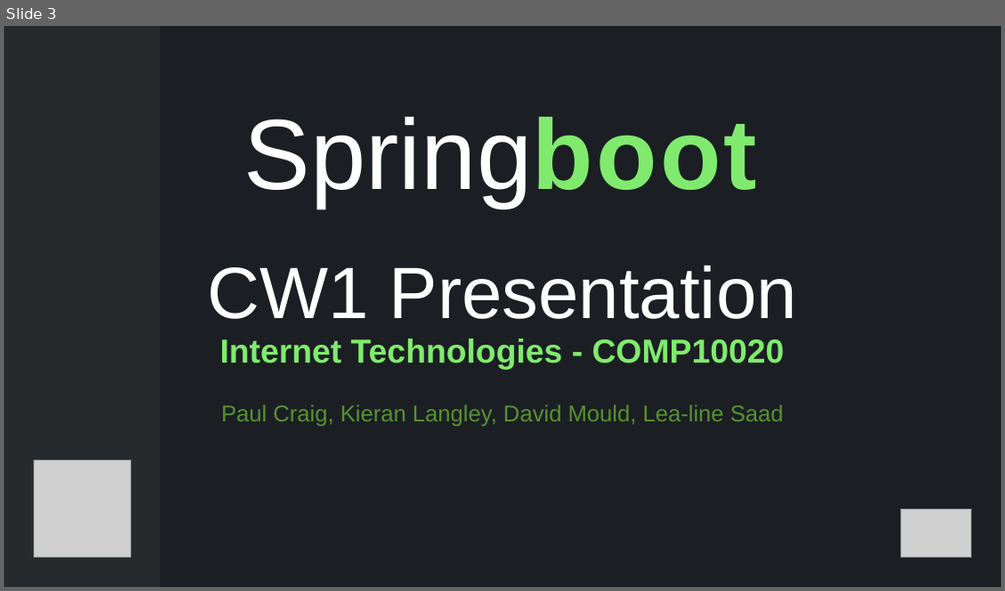
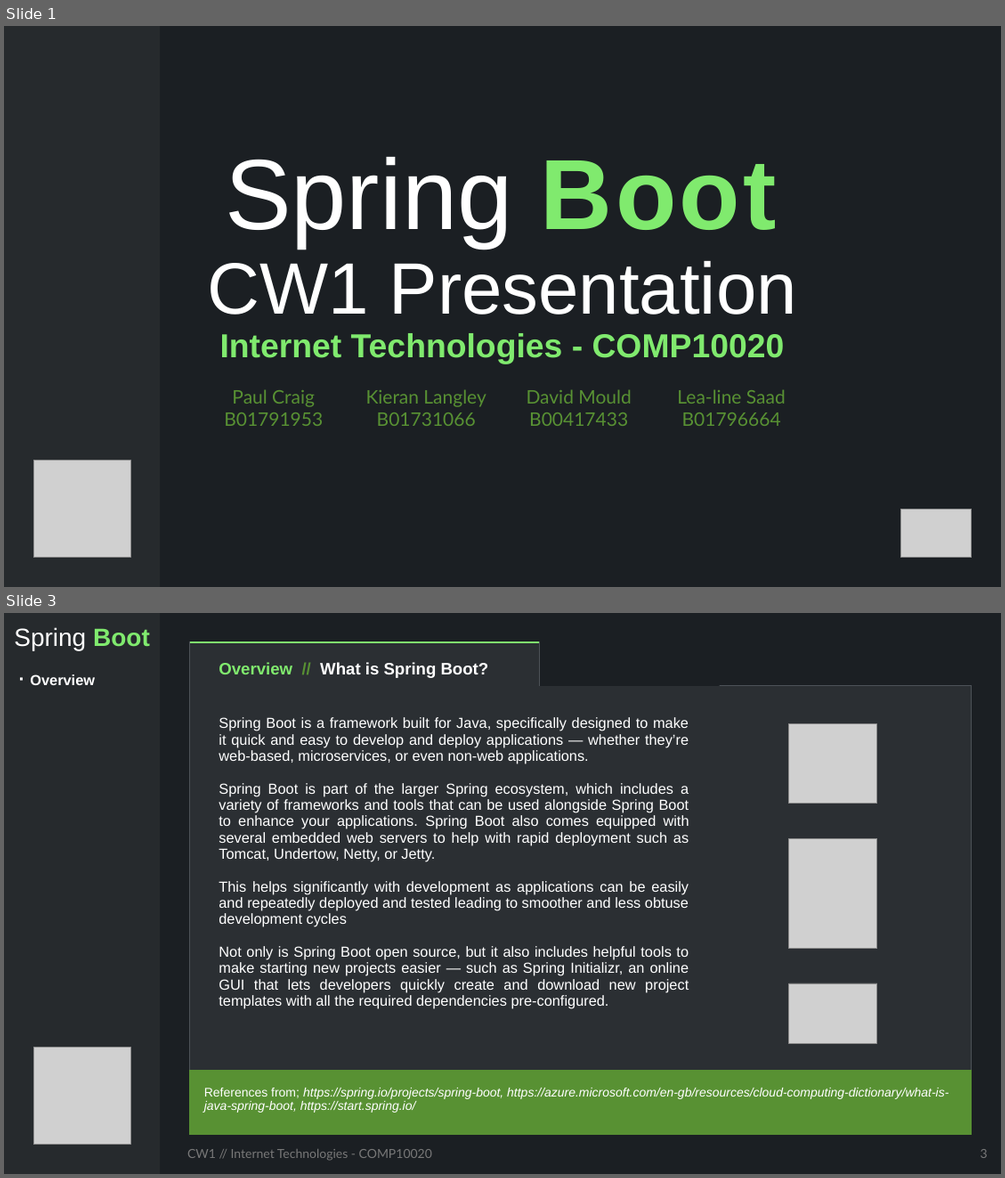
Before and after one commit to FEDavid/CW1_Internet_Technologies_COMP10020, a slide deck: Presentation.pptx. Shown one above the other, each under a label of ours: slide 3 before the commit, slides 1 and 3 after it; the slides between them are not shown. The pictures are 1005x591 and 1005x1178 pixels, drawn with LibreOffice and Linux fonts; fonts in the diff are those of the drawing; grey boxes stand for pictures. Boxes give left, top, right and bottom in pixels: in the first picture for what was removed or moved away, otherwise in the second. Text is boxed around its words. In the diff, an @@ line names an element or a change of style, - is before the commit and + after.

```diff
--- a/Presentation.pptx
+++ b/Presentation.pptx
@@ slide 3 added at bbox=[4, 613, 1001, 1174], background #1B1F23 @@
@@ rectangle added at bbox=[4, 613, 161, 1174], fill #262A2D @@
@@ text added at bbox=[14, 627, 150, 650], 24 pt, text #FFFFFF @@
+Spring Boot
@@ table added at bbox=[189, 642, 971, 1135], 3 rows, 3 columns @@
+Overview // What is Spring Boot? |  | 
+Spring Boot is a framework built for Java, specifically designed to make it quick and easy to develop and deploy applications — whether they’re web-based, microservices, or even non-web applications. / Spring Boot is part of the larger Spring ecosystem, which includes a variety of frameworks and tools that can be used alongside Spring Boot to enhance your applications. Spring Boot also comes equipped with several embedded web servers to help with rapid deployment such as Tomcat, Undertow, Netty, or Jetty. / This helps significantly with development as applications can be easily and repeatedly deployed and tested leading to smoother and less obtuse development cycles / Not only is Spring Boot open source, but it also includes helpful tools to make starting new projects easier — such as Spring Initializr, an online GUI that lets developers quickly create and download new project templates with all the required dependencies pre-configured. |  | 
+References from; https://spring.io/projects/spring-boot, https://azure.microsoft.com/en-gb/resources/cloud-computing-dictionary/what-is-java-spring-boot, https://start.spring.io/ |  | 
@@ text added at bbox=[30, 674, 95, 685], 14 pt, text #FFFFFF, bold @@
+· Overview
@@ picture added at bbox=[789, 724, 877, 803] @@
@@ picture added at bbox=[789, 838, 877, 948] @@
@@ picture added at bbox=[789, 983, 877, 1043] @@
@@ picture added at bbox=[33, 1047, 130, 1144] @@
@@ text added at bbox=[187, 1149, 432, 1160], 12 pt, text #797979 @@
+CW1 // Internet Technologies - COMP10020
@@ page number added at bbox=[980, 1149, 987, 1158], 12 pt, text #797979 @@
+3
@@ what was slide 3 is now slide 1 @@
@@ slide 1 changed as well @@
@@ title at bbox=[208, 157, 797, 364]: text changed; size 22 to 32 pt; text colour #589133 to #80EA6E; bold on @@
-Springboot
-d
-CW1 Presentation
-Internet Technologies - COMP10020
-Paul Craig, Kieran Langley, David Mould, Lea-line Saad
+Spring Boot
+CW1 Presentation
+Internet Technologies - COMP10020
@@ table added at bbox=[197, 386, 807, 431], 2 rows, 4 columns @@
+Paul Craig | Kieran Langley | David Mould | Lea-line Saad
+B01791953 | B01731066 | B00417433 | B01796664
```
Also in this commit, not shown: 14 other slides added, 4 slides removed, 9 other files.
